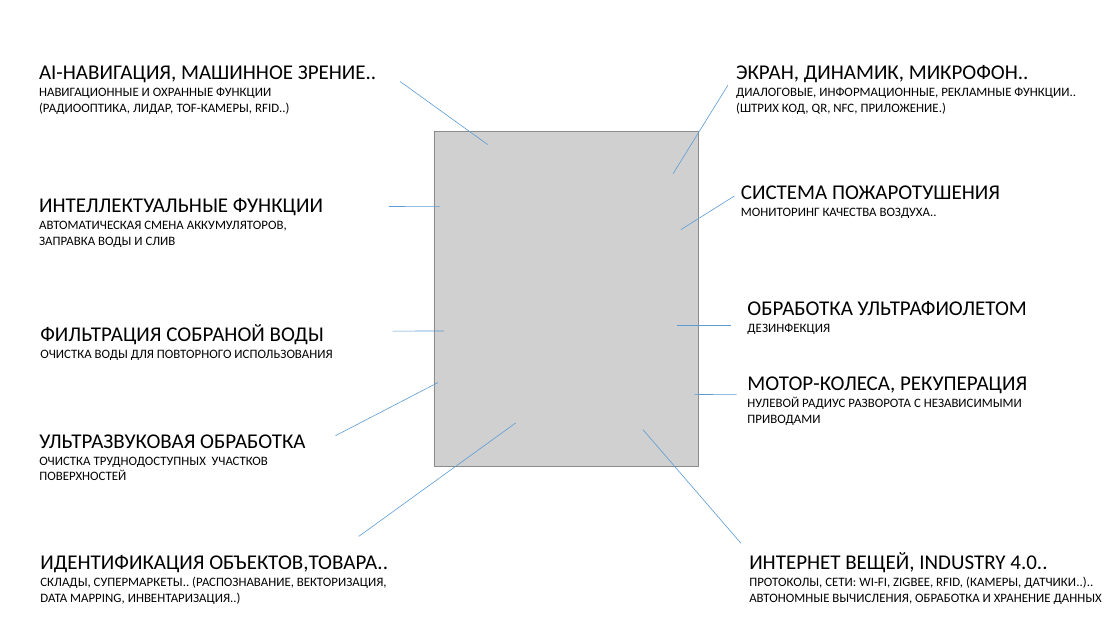
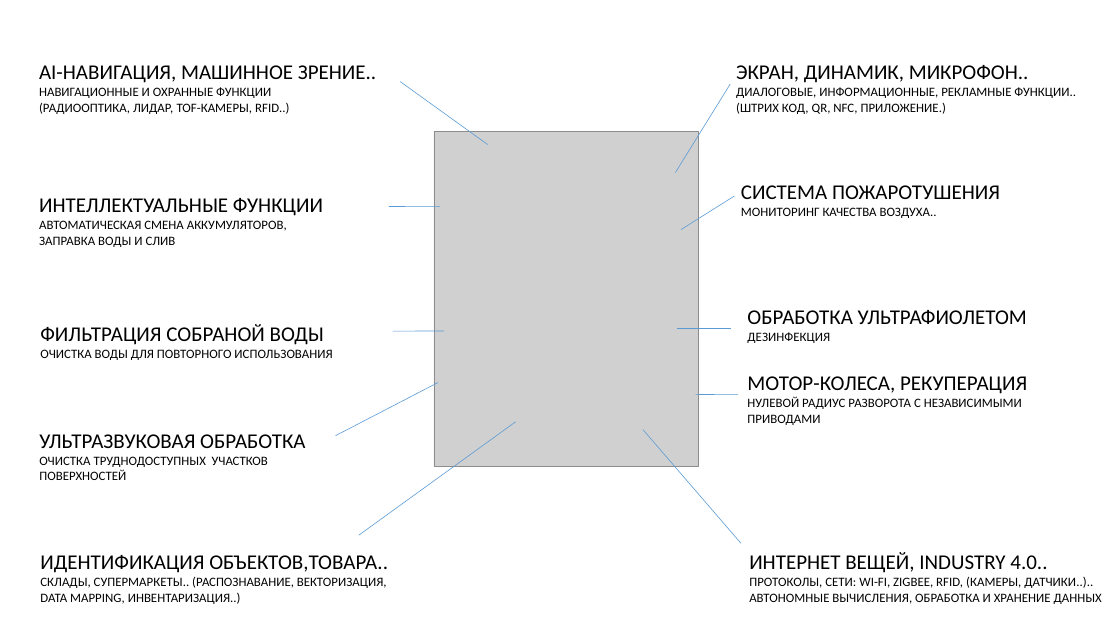
Before and after one commit to iACTUATOR/iactuator.ru, a slide deck: slide 4 of actuator.pptx. Drawn at 1120x630 pixels with LibreOffice and Linux fonts; fonts in the diff are those of the drawing; grey boxes stand for pictures. Boxes give left, top, right and bottom in pixels: in the first picture for what was removed or moved away, otherwise in the second. Text is boxed around its words. In the diff, an @@ line names an element or a change of style, - is before the commit and + after.

```diff
--- a/actuator.pptx
+++ b/actuator.pptx
@@ text "ОБРАБОТКА УЛЬТРАФИОЛЕТОМ": place and size @@
-text "ОБРАБОТКА УЛЬТРАФИОЛЕТОМ" at (747,301,1027,334)
+text "ОБРАБОТКА УЛЬТРАФИОЛЕТОМ" at (747,310,1027,343)
@@ line moved from (677, 325) - (732, 325) to (677, 329) - (732, 329) @@
```
Also in this commit, not shown: 2 other slides changed, 1 other file.
